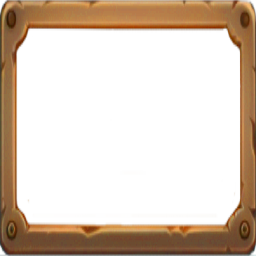
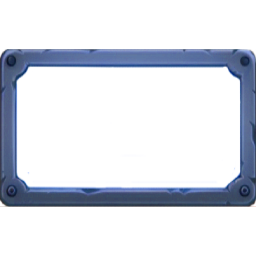
The second w=256, h=256 image is a revision of the first. Changes to its layers:
painted on "Background" over [0, 0, 256, 256]
